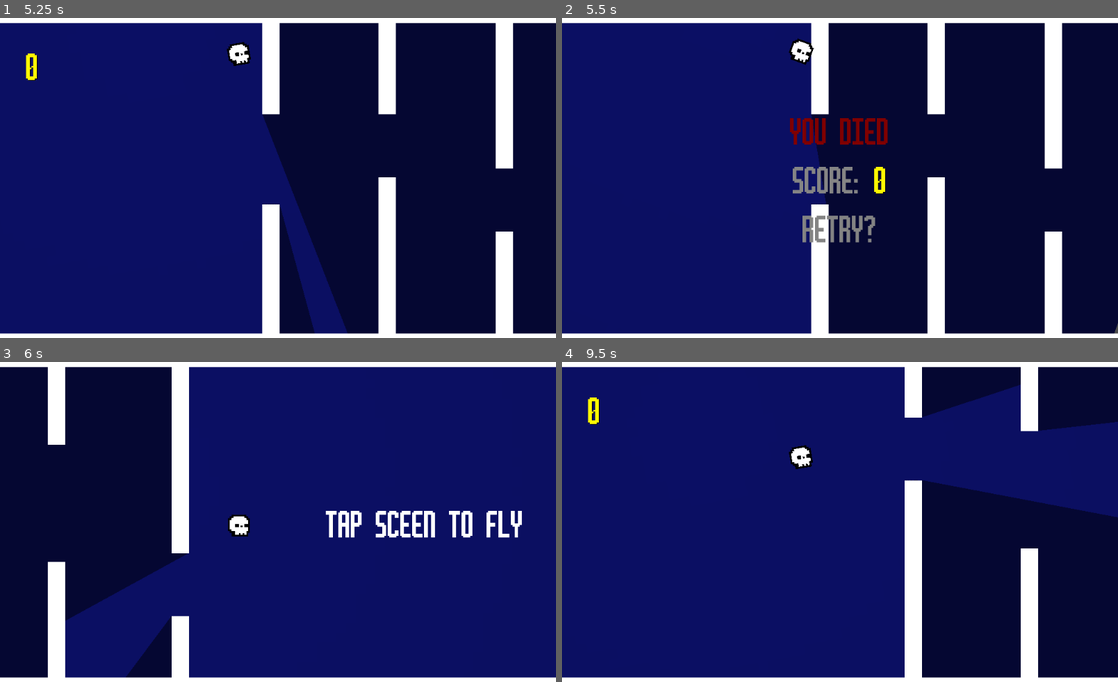
Above: before the commit, frames 1-4 (two rows, left to right).
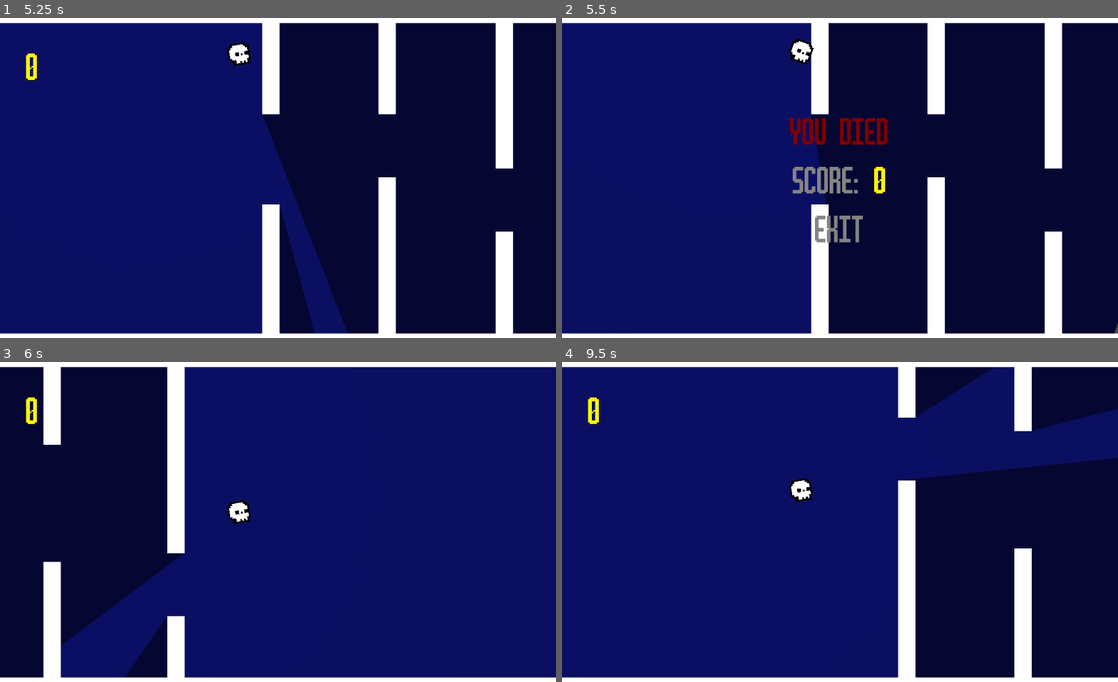
Above: after the commit, the same moments.

Repository: renzoventura/FlappyBird
Game: Godot game, scene res://scenes/Level.tscn
Two runs of this game, one before a commit and one after it. Both use one fixed random seed, a clock stepped at 60 frames per second and the inputs below.
Inputs (mouse positions are in pixels of both pictures, inside the frame that each line leads up to):
- Up to frame 1 (5.25 s): tap Enter at 0.5 s; move the mouse to (400, 162) at 0.52 s; hold W (up) 0.53-1.28 s; hold D (right) 0.53-2.03 s; click (400, 162) at 0.67 s; move the mouse to (166, 197) at 1.27 s; tap W (up) at 1.35, 1.52, 1.82, 2.85, 3.02, 3.32, 4.35, 4.52, 4.82 s; move the mouse to (333, 107) at 2.02 s; hold A (left) 2.03-2.78 s; hold W (up) 2.03-2.78 s; move the mouse to (250, 245) at 2.77 s; hold D (right) 2.78-4.28 s; click (250, 245) at 2.92 s; move the mouse to (444, 229) at 3.52 s; hold W (up) 3.53-4.28 s; move the mouse to (111, 130) at 4.27 s; hold A (left) 4.28-5.03 s; move the mouse to (305, 178) at 5.02 s; hold D (right) from 5.03 s (still down); hold W (up) from 5.03 s (still down); click (305, 178) at 5.17 s
- Up to frame 2 (5.5 s): keep holding D (right); keep holding W (up)
- Up to frame 3 (6 s): move the mouse to (278, 573) at 5.77 s; release D (right) at 5.78 s; release W (up) at 5.78 s; hold A (left) from 5.78 s (still down); tap W (up) at 5.85 s; click (278, 573) at 5.92 s
- Up to frame 4 (9.5 s): tap W (up) at 6.02, 6.32, 7.35, 7.52, 7.82, 8.85, 9.02, 9.32 s; move the mouse to (962, 506) at 6.52 s; hold W (up) 6.53-7.28 s; move the mouse to (728, 541) at 7.27 s; release A (left) at 7.28 s; hold D (right) from 7.28 s (still down); click (728, 541) at 7.42 s; move the mouse to (895, 451) at 8.02 s; hold W (up) 8.03-8.78 s; move the mouse to (812, 589) at 8.77 s

Frame 1 is identical in both runs. In frame 2, 0.6% of the frame differs, in the area x 43-57%, y 61-71%; in frame 3, 5.1%; in frame 4, 8.6%, in the area x 40-100%, y 1-99%.

Commit message:
Add last minute polish

Diff:
--- a/scenes/DeathGUI.gd
+++ b/scenes/DeathGUI.gd
@@ -22,3 +22,7 @@
 	pass
 #	print("exit")
 #	retry_button.add_color_override("font_color", BLACK)
+
+func _input(event):
+	if event.is_action_pressed("up"):
+		get_tree().call_group("Level", "restart")
--- a/scenes/DeathGUI.tscn
+++ b/scenes/DeathGUI.tscn
@@ -12,6 +12,7 @@
 font_data = SubResource( 1 )
 
 [node name="DeathGUI" type="CanvasLayer"]
+pause_mode = 2
 script = ExtResource( 3 )
 
 [node name="Control" type="Control" parent="."]
@@ -86,7 +87,7 @@
 mouse_default_cursor_shape = 2
 custom_fonts/font = SubResource( 2 )
 custom_colors/font_color = Color( 0.517647, 0.517647, 0.517647, 1 )
-text = "RETRY?"
+text = "EXIT"
 align = 1
 valign = 1
 script = ExtResource( 2 )
--- a/scenes/Player.gd
+++ b/scenes/Player.gd
@@ -49,6 +49,7 @@
 
 func died():
 	if(!dead):
+		oofSfx.pitch_scale = pitch_scales[randi() % pitch_scales.size()]
 		oofSfx.play()
 	dead = true
 	get_tree().call_group("Level", "show_death_gui")
